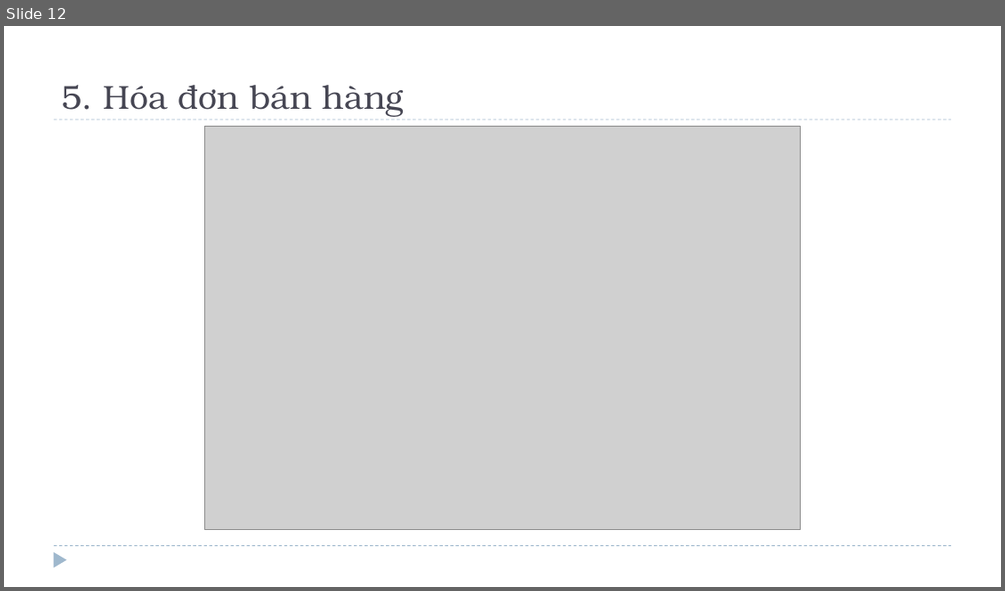
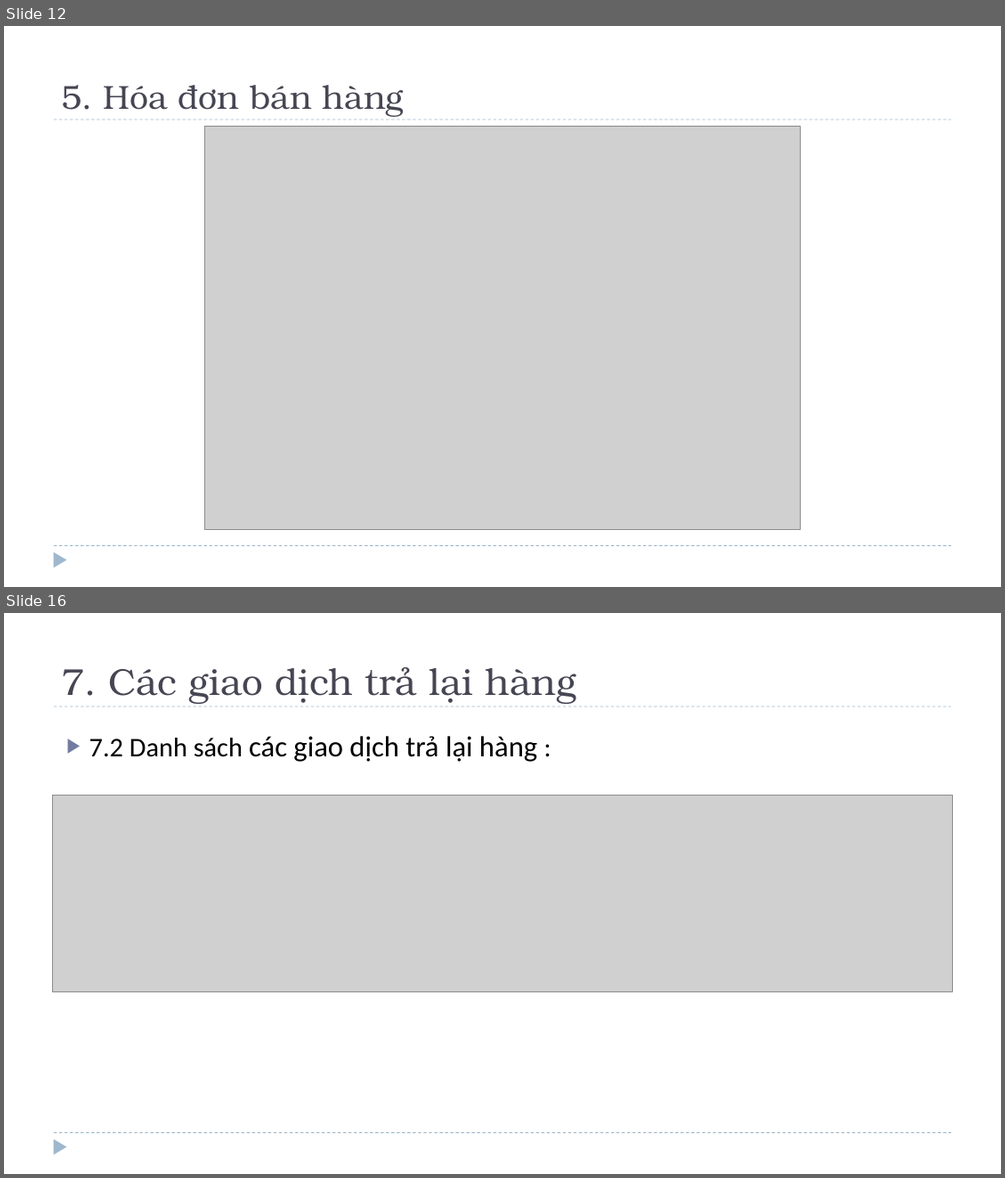
Before and after one commit to ProjectEJB/Project, a slide deck: SaleManager/Tài Liệu/ThuyetTrinh.pptx. Shown one above the other, each under a label of ours: slide 12 before the commit, slides 12 and 16 after it; the slides between them are not shown. The pictures are 1005x591 and 1005x1178 pixels, drawn with LibreOffice and Linux fonts; fonts in the diff are those of the drawing; grey boxes stand for pictures. Boxes give left, top, right and bottom in pixels: in the first picture for what was removed or moved away, otherwise in the second. Text is boxed around its words. In the diff, an @@ line names an element or a change of style, - is before the commit and + after.

```diff
--- a/SaleManager/Tài Liệu/ThuyetTrinh.pptx
+++ b/SaleManager/Tài Liệu/ThuyetTrinh.pptx
@@ slide 16 added at [4,613,1001,1174], background #FFFFFF; not listed: 3 template elements that a slide beside it also shows @@
@@ title added at [61,667,576,704], 36 pt, text #464653 @@
+7. Các giao dịch trả lại hàng
@@ text added at [89,736,537,762], 28 pt, text #000000 @@
+▶ 7.2 Danh sách các giao dịch trả lại hàng :
@@ picture added at [53,795,953,992] @@
```
Also in this commit, not shown: 2 slides changed, 11 other slides added, 1 slide removed, 2 other files.
